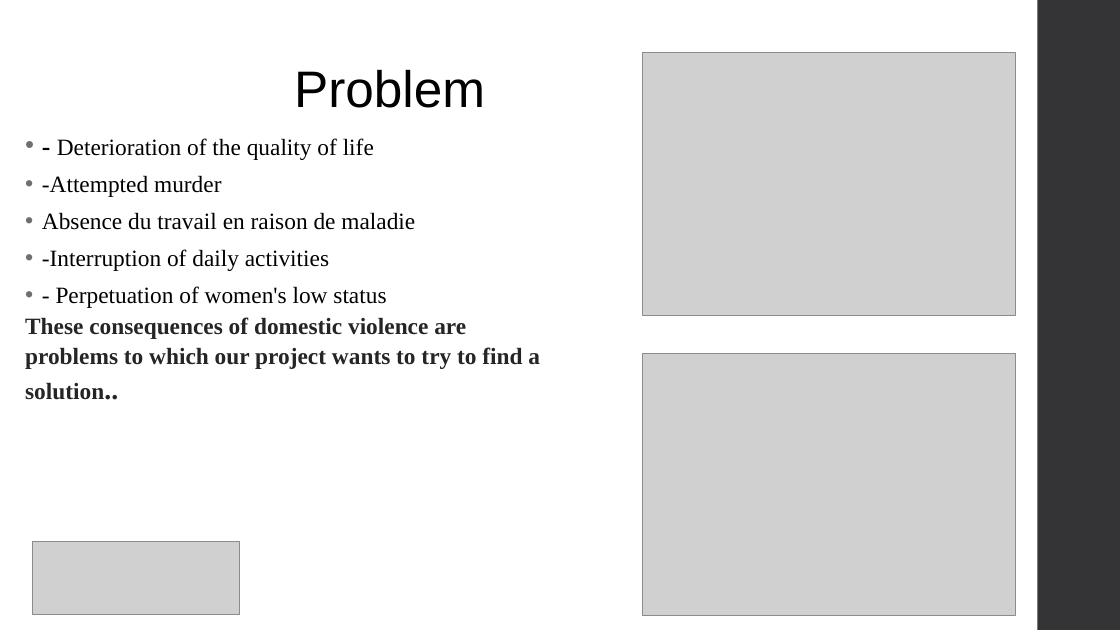
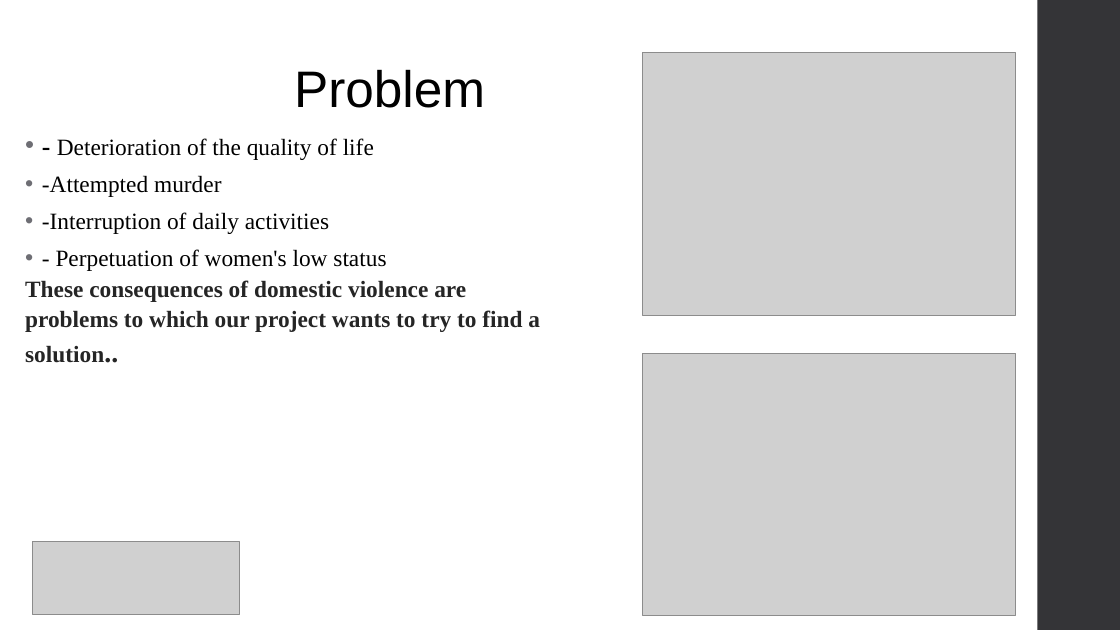
Before and after one commit to kettenieF20/Final-Capstone-Project, a slide deck: slide 6 of Domestic_Violence_on_woman_Ketenie_Flore recent (1).pptx. Drawn at 1120x630 pixels with LibreOffice and Linux fonts; fonts in the diff are those of the drawing; grey boxes stand for pictures. Boxes give left, top, right and bottom in pixels: in the first picture for what was removed or moved away, otherwise in the second. Text is boxed around its words. In the diff, an @@ line names an element or a change of style, - is before the commit and + after.

```diff
--- a/Domestic_Violence_on_woman_Ketenie_Flore recent (1).pptx
+++ b/Domestic_Violence_on_woman_Ketenie_Flore recent (1).pptx
@@ text at (42, 212, 415, 230): paragraph removed @@
-• Absence du travail en raison de maladie
```
